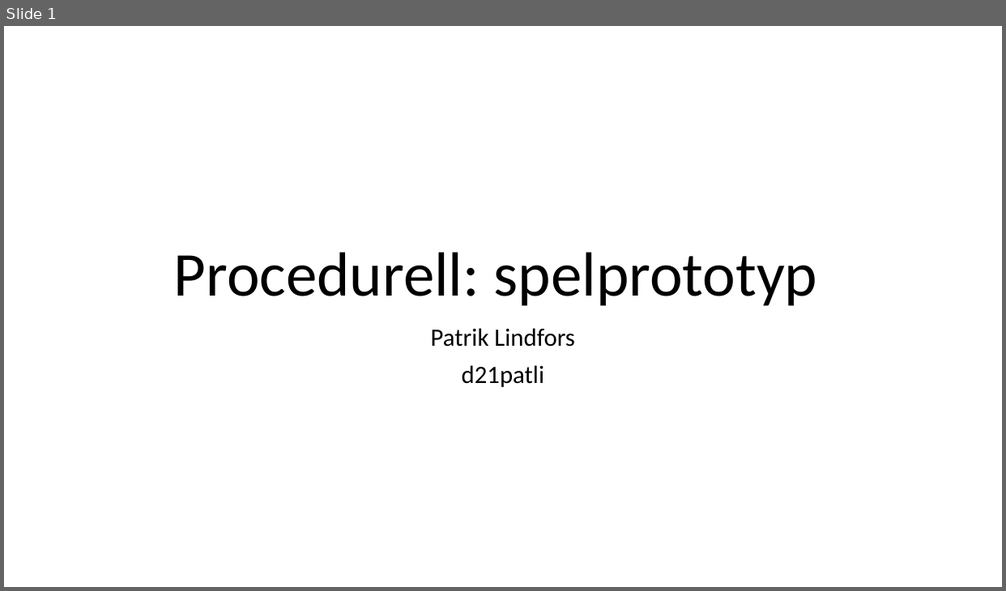
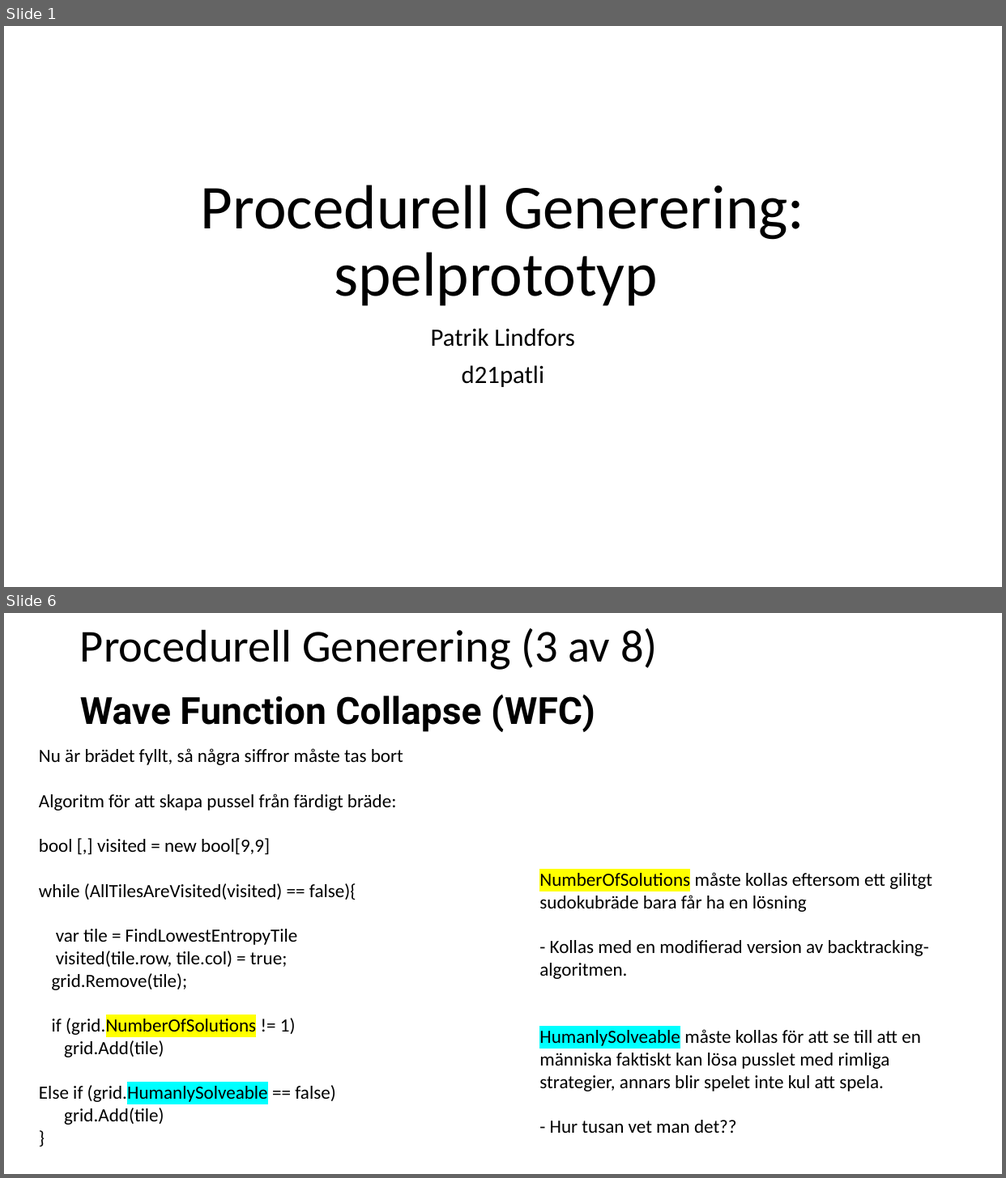
Before and after one commit to pythonpalle/sudoku, a slide deck: Procedurell_Generering_Prototyp.pptx. Shown one above the other, each under a label of ours: slide 1 before the commit, slides 1 and 6 after it; the slides between them are not shown. The pictures are 1006x591 and 1006x1178 pixels, drawn with LibreOffice and Linux fonts; fonts in the diff are those of the drawing. Boxes give left, top, right and bottom in pixels: in the first picture for what was removed or moved away, otherwise in the second. Text is boxed around its words. In the diff, an @@ line names an element or a change of style, - is before the commit and + after.

```diff
--- a/Procedurell_Generering_Prototyp.pptx
+++ b/Procedurell_Generering_Prototyp.pptx
@@ slide 6 added at (4,613,1002,1174), background #FFFFFF @@
@@ title added at (80,628,658,670), 44 pt, text #000000 @@
+Procedurell Generering (3 av 8)
@@ text added at (80,694,595,732), 36 pt, text #000000, bold @@
+Wave Function Collapse (WFC)
@@ text added at (39,748,403,1125), 18 pt, text #000000 @@
+Nu är brädet fyllt, så några siffror måste tas bort
+Algoritm för att skapa pussel från färdigt bräde:
+bool [,] visited = new bool[9,9]
+while (AllTilesAreVisited(visited) == false){
+var tile = FindLowestEntropyTile
+visited(tile.row, tile.col) = true;
+grid.Remove(tile);
+if (grid.NumberOfSolutions != 1)
+grid.Add(tile)
+Else if (grid.HumanlySolveable == false)
+grid.Add(tile)
+}
@@ text added at (539,872,932,1133), 18 pt, text #000000 @@
+NumberOfSolutions måste kollas eftersom ett gilitgt sudokubräde bara får ha en lösning
+- Kollas med en modifierad version av backtracking-algoritmen.
+HumanlySolveable måste kollas för att se till att en människa faktiskt kan lösa pusslet med rimliga strategier, annars blir spelet inte kul att spela.
+- Hur tusan vet man det??
@@ slide 1 changed as well @@
@@ title at (201,185,804,306): text changed @@
-Procedurell: spelprototyp
+Procedurell Generering: spelprototyp
```
Also in this commit, not shown: 9 other slides added, 3 slides removed, 1 other file.
